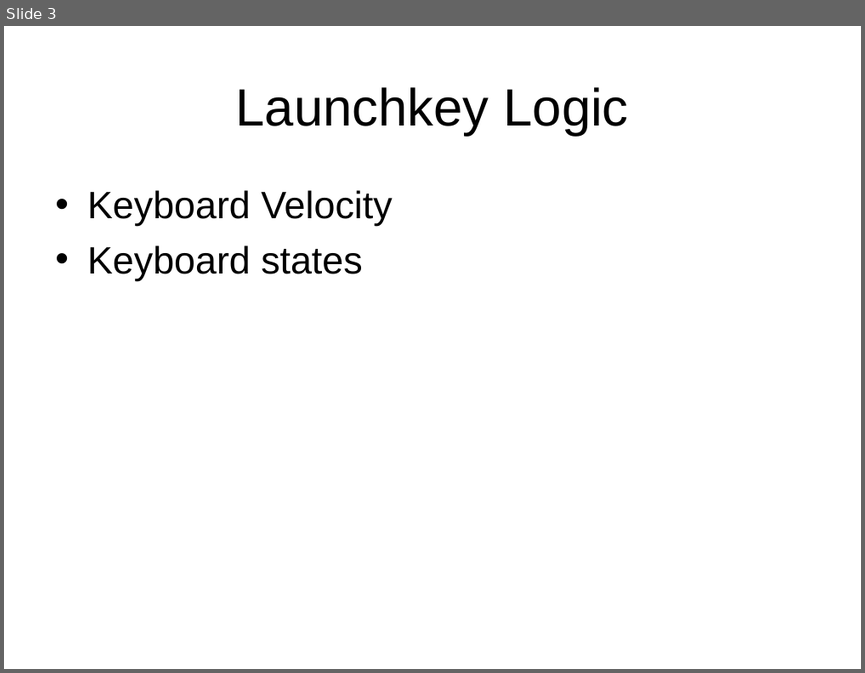
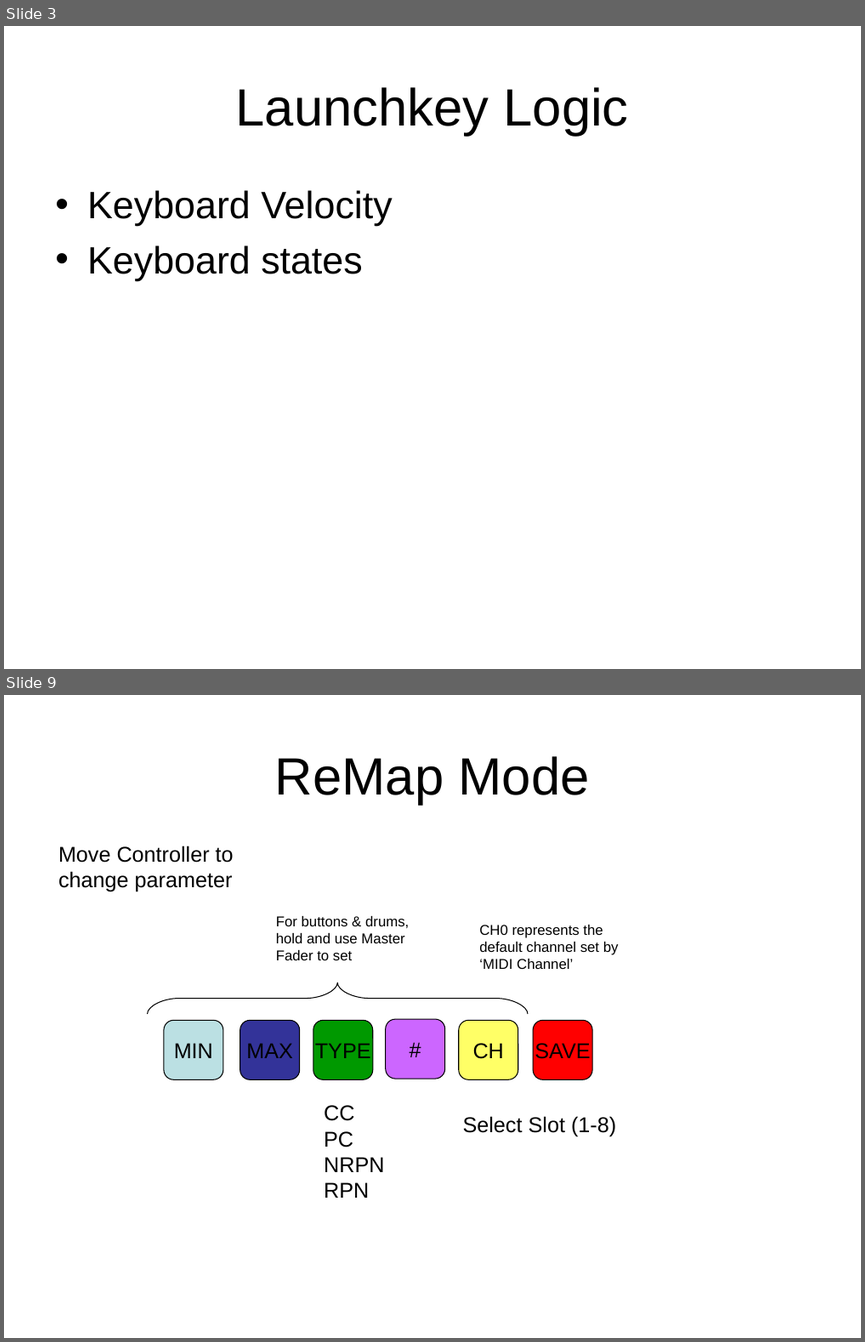
Before and after one commit to AdrianGin/NovationLaunchkey, a slide deck: NovationLaunchkey/res/TechDiagram.ppt. Shown one above the other, each under a label of ours: slide 3 before the commit, slides 3 and 9 after it; the slides between them are not shown. The pictures are 865x673 and 865x1342 pixels, drawn with LibreOffice and Linux fonts; fonts in the diff are those of the drawing. Boxes give left, top, right and bottom in pixels: in the first picture for what was removed or moved away, otherwise in the second. Text is boxed around its words. In the diff, an @@ line names an element or a change of style, - is before the commit and + after.

```diff
--- a/NovationLaunchkey/res/TechDiagram.ppt
+++ b/NovationLaunchkey/res/TechDiagram.ppt
@@ slide 9 added at <box>4,695,861,1338</box>, background #FFFFFF @@
@@ title added at <box>275,756,590,805</box>, 44 pt, text #000000 @@
+ReMap Mode
@@ text added at <box>58,845,234,892</box>, 18 pt, text #000000 @@
+Move Controller to change parameter
@@ text added at <box>276,916,409,960</box>, 12 pt, text #000000 @@
+For buttons & drums,
+hold and use Master Fader to set
@@ text added at <box>479,925,619,969</box>, 12 pt, text #000000 @@
+CH0 represents the default channel set by ‘MIDI Channel’
@@ freeform shape added at <box>148,982,528,1014</box>, outline #000000 0.74 pt @@
@@ rounded rectangle added at <box>163,1020,222,1079</box>, fill #BBE0E3, outline #000000 0.74 pt, 18 pt, text #000000 @@
+MIN
@@ rounded rectangle added at <box>240,1020,300,1079</box>, fill #333399, outline #000000 0.74 pt, 18 pt, text #000000 @@
+MAX
@@ rounded rectangle added at <box>313,1020,372,1079</box>, fill #009900, outline #000000 0.74 pt, 18 pt, text #000000 @@
+TYPE
@@ freeform shape added at <box>386,1019,444,1078</box>, fill #CC66FF, outline #000000 0.74 pt, 18 pt, text #000000 @@
+#
@@ rounded rectangle added at <box>459,1020,518,1079</box>, fill #FFFF66, outline #000000 0.74 pt, 18 pt, text #000000 @@
+CH
@@ freeform shape added at <box>533,1020,591,1079</box>, fill #FF0000, outline #000000 0.74 pt, 18 pt, text #000000 @@
+SAVE
@@ text added at <box>324,1105,384,1197</box>, 18 pt, text #000000 @@
+CC
+PC
+NRPN
+RPN
@@ text added at <box>463,1116,616,1137</box>, 18 pt, text #000000 @@
+Select Slot (1-8)
```
Also in this commit, not shown: 1 slide changed, 4 other slides added, 5 other files.
